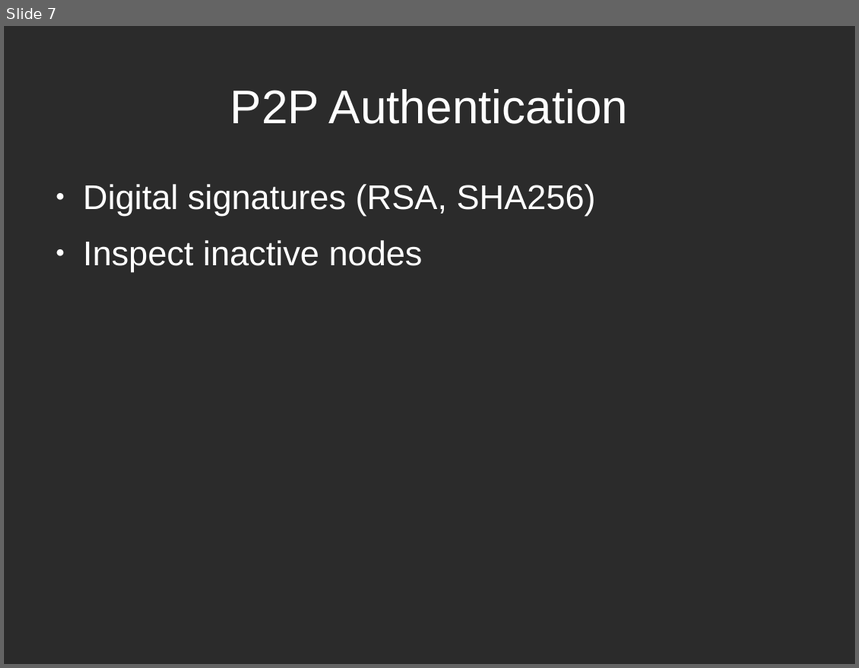
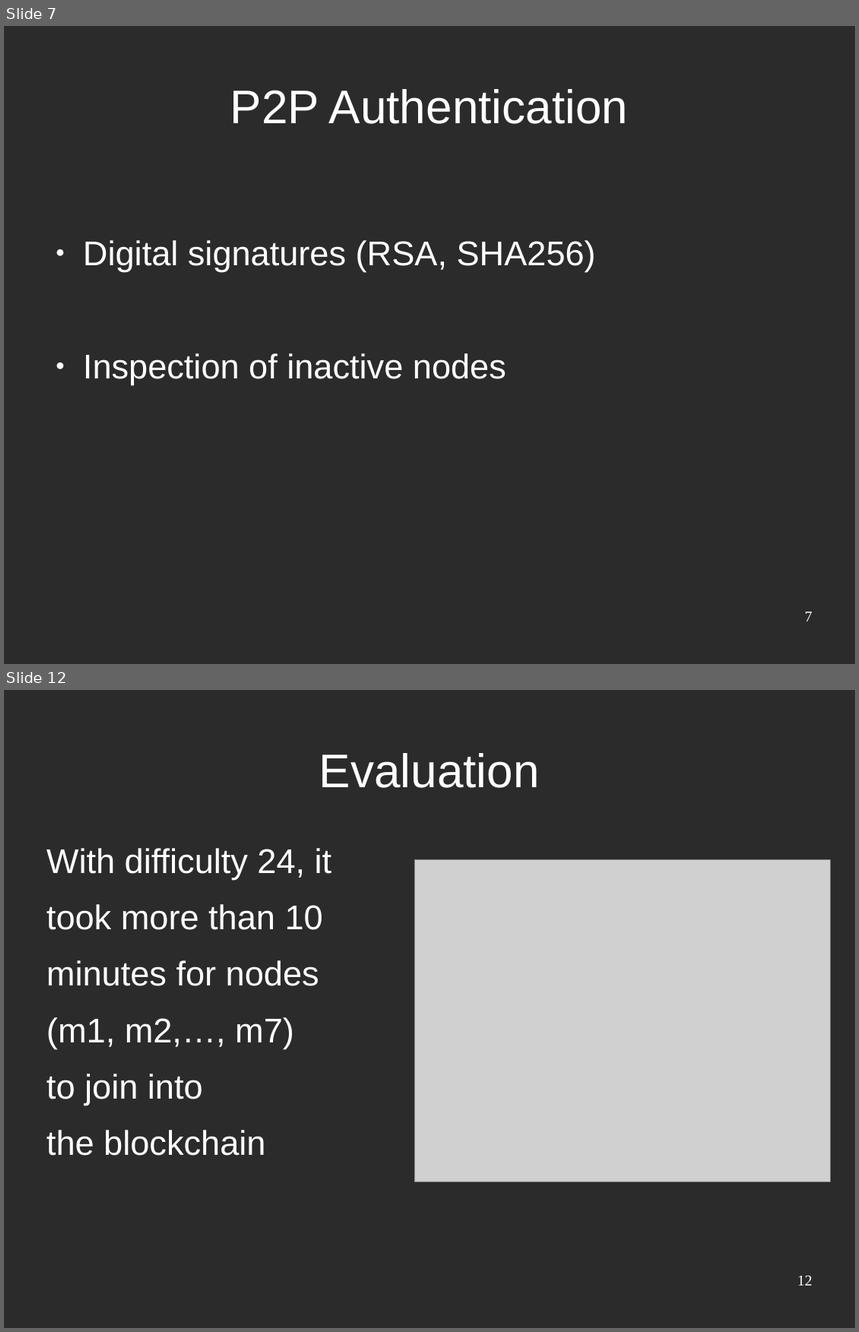
Before and after one commit to mthambipillai/blockchainSybilAttackResistance, a slide deck: BlockchainSybilAttack.odp. Shown one above the other, each under a label of ours: slide 7 before the commit, slides 7 and 12 after it; the slides between them are not shown. The pictures are 859x668 and 859x1332 pixels, drawn with LibreOffice and Linux fonts; fonts in the diff are those of the drawing; grey boxes stand for pictures; background and template pictures are left out; a plain dark background stands for a picture behind light text. Boxes give left, top, right and bottom in pixels: in the first picture for what was removed or moved away, otherwise in the second. Text is boxed around its words. In the diff, an @@ line names an element or a change of style, - is before the commit and + after.

```diff
--- a/BlockchainSybilAttack.odp
+++ b/BlockchainSybilAttack.odp
@@ slide 12 added at [4, 690, 855, 1328], background picture (left out) @@
@@ title added at [319, 753, 540, 788], 44 pt, text #FFFFFF @@
+Evaluation
@@ text added at [47, 848, 332, 1156], 32 pt, text #FFFFFF @@
+With difficulty 24, it
+took more than 10
+minutes for nodes
+(m1, m2,…, m7)
+to join into
+the blockchain
@@ picture added at [415, 860, 831, 1182] @@
@@ page number added at [797, 1276, 813, 1286], 14 pt, text #FFFFFF @@
+12
@@ slide 7 changed as well @@
@@ text at [83, 354, 506, 385]: text changed @@
-● Inspect inactive nodes
+● Inspection of inactive nodes
@@ page number added at [805, 612, 813, 622], 14 pt, text #FFFFFF @@
+7
```
Also in this commit, not shown: 7 other slides changed, 6 other slides added, 1 slide removed.
